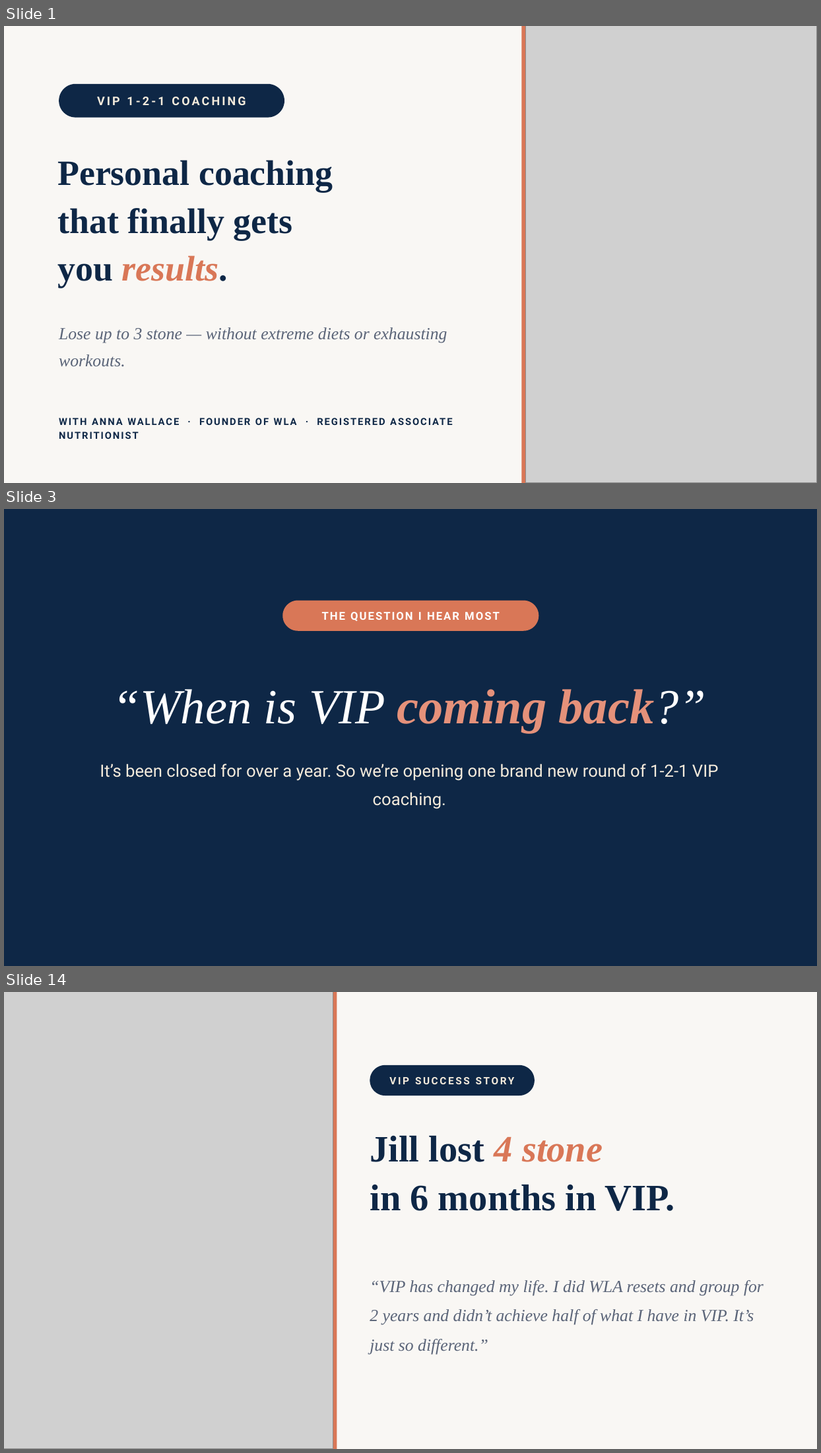
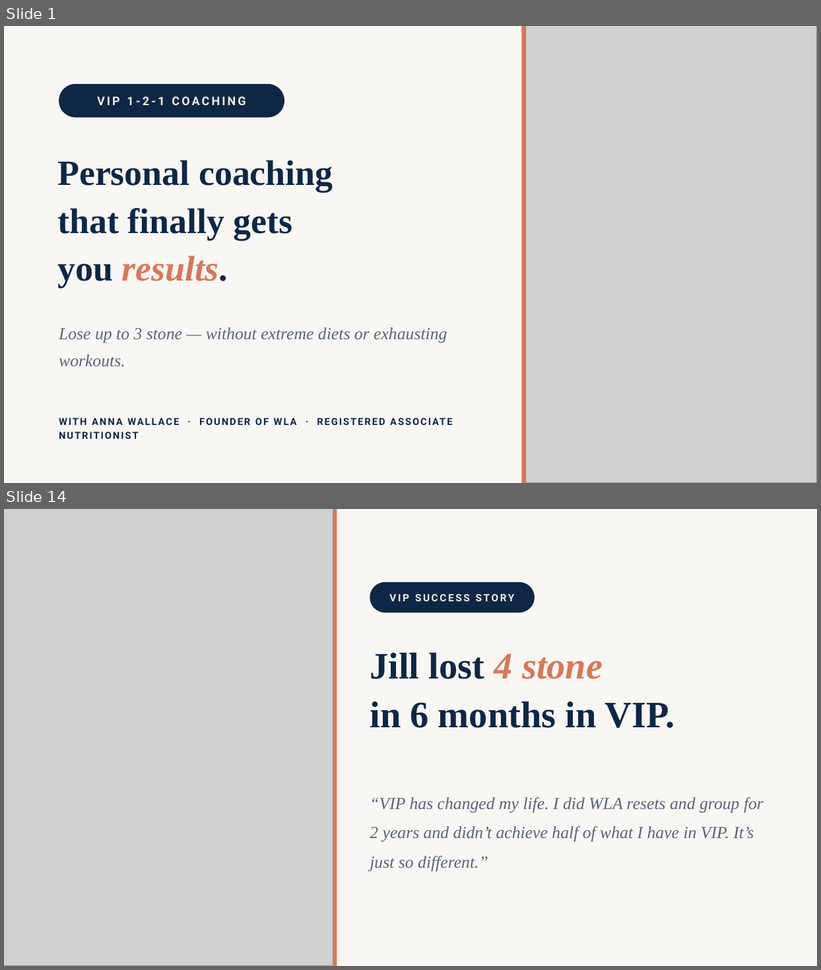
Before and after one commit to WeAreWLA/21-day-reset, a slide deck: wla-vip-121-deck.pptx. Shown one above the other, each under a label of ours: slides 1, 3 and 14 before the commit, slides 1 and 14 after it; the slides between them are not shown. The pictures are 821x1453 and 821x970 pixels, drawn with LibreOffice and Linux fonts; fonts in the diff are those of the drawing; grey boxes stand for pictures. Boxes give left, top, right and bottom in pixels: in the first picture for what was removed or moved away, otherwise in the second. Text is boxed around its words. In the diff, an @@ line names an element or a change of style, - is before the commit and + after.

Commit message:
VIP deck: new hook + larger eyebrows/labels + standout pricing line
- Replace stale 'VIP is back' hook with evergreen 'limited 1-2-1 spots' angle
  (opening + callout slides reworked)
- Bump all eyebrow/section labels and callout pills to 18pt
- Make the pricing payment/availability line 24pt navy so it stands out

```diff
--- a/wla-vip-121-deck.pptx
+++ b/wla-vip-121-deck.pptx
@@ slide 3 removed at (4, 509, 817, 966), background #FFFFFF @@
@@ rectangle removed at (4, 509, 817, 966) @@
@@ rounded rectangle removed at (283, 601, 539, 631) @@
-THE QUESTION I HEAR MOST
@@ text removed at (100, 689, 719, 809) @@
-“When is VIP coming back?”
-It’s been closed for over a year. So we’re opening one brand new round of 1-2-1 VIP coaching.
```
Also in this commit, not shown: 18 slides changed, 2 slides added, 1 other slide removed, 1 other file.
